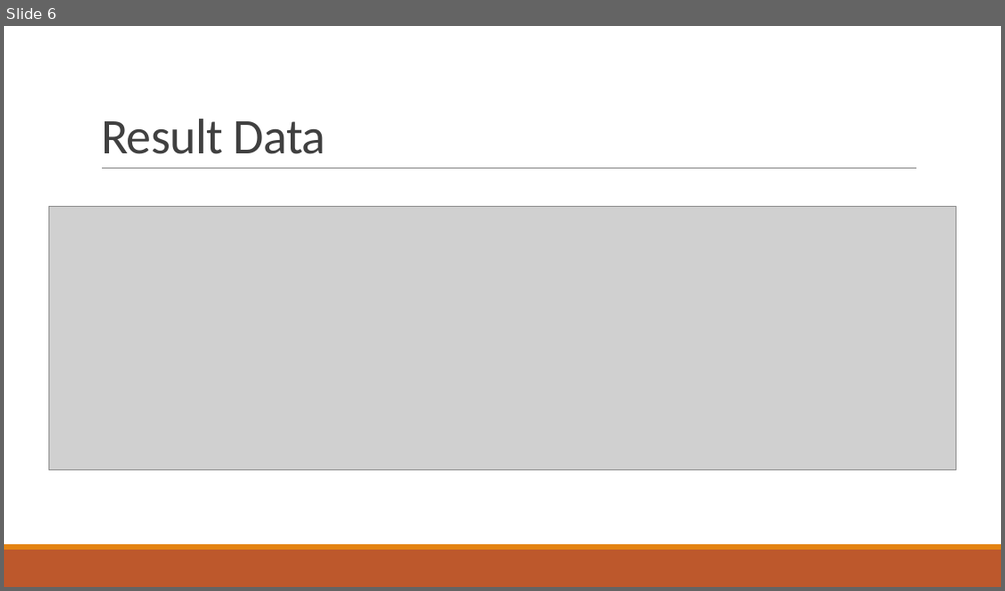
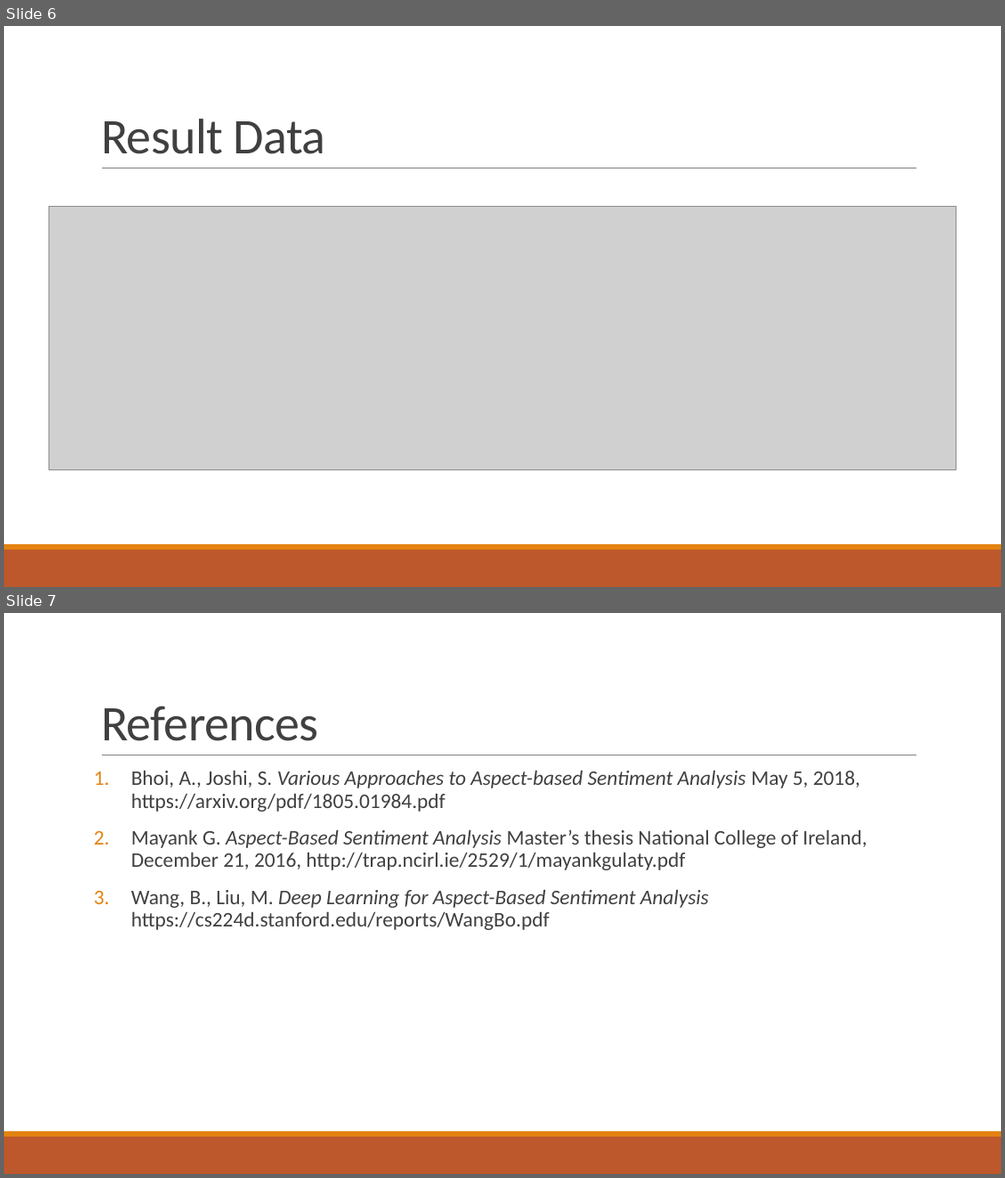
Before and after one commit to Sounzgudlowd1/CS583FinalProject, a slide deck: eoslan2_eliu23_AspectAnalysisProject.pptx. Shown one above the other, each under a label of ours: slide 6 before the commit, slides 6 and 7 after it. The pictures are 1005x591 and 1005x1178 pixels, drawn with LibreOffice and Linux fonts; fonts in the diff are those of the drawing; grey boxes stand for pictures. Boxes give left, top, right and bottom in pixels: in the first picture for what was removed or moved away, otherwise in the second. Text is boxed around its words. In the diff, an @@ line names an element or a change of style, - is before the commit and + after.

```diff
--- a/eoslan2_eliu23_AspectAnalysisProject.pptx
+++ b/eoslan2_eliu23_AspectAnalysisProject.pptx
@@ slide 7 added at [4,613,1001,1174], background #FFFFFF; not listed: 3 template elements that a slide beside it also shows @@
@@ title added at [101,706,318,741], 48 pt, text #404040 @@
+References
@@ text added at [131,771,866,930], 20 pt, text #404040 @@
+1. Bhoi, A., Joshi, S. Various Approaches to Aspect-based Sentiment Analysis May 5, 2018, https://arxiv.org/pdf/1805.01984.pdf
+2. Mayank G. Aspect-Based Sentiment Analysis Master’s thesis National College of Ireland, December 21, 2016, http://trap.ncirl.ie/2529/1/mayankgulaty.pdf
+3. Wang, B., Liu, M. Deep Learning for Aspect-Based Sentiment Analysis https://cs224d.stanford.edu/reports/WangBo.pdf
```
Also in this commit, not shown: 2 slides changed, 7 other files.
